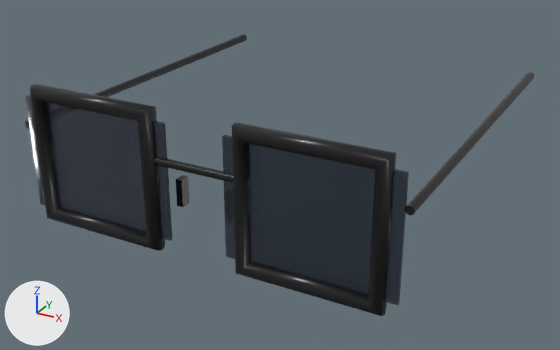
The glTF model public/models/eyewear/fastrack_wayfarer_black.glb as it was, and as the next commit left it.
Both versions are drawn from a camera (50 mm lens) standing at (0.1077, -0.1504, 0.0849) and looking at (-0.0023, 0.0497, -0.0151). Lighting does not change. The marker at lower left points along +X, +Y and +Z. The older version comes first. Where no turn or scale is listed for an object, it has been applied to the vertices.

The first picture shows 'leftLens', 'leftRim', 'leftTemple', 'noseBridge', 'rightLens', 'rightRim', 'rightTemple' and 1 more.
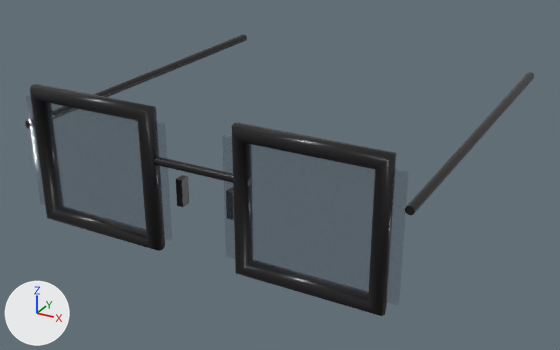
The change, as a list of edits to the scene's bpy script:
```text
Change mat_material_0:
    remove mat_material_0.transmission_weight = 0.9
    mat_material_0.alpha: 0.85 -> 0.18
```

What differs and where, as boxes [x1, y1, x2, y2] in the pictures (560 x 350 px):
'leftLens', surface changed: [222, 135, 409, 305] in both
'rightLens', surface changed: [26, 95, 172, 241] in both
